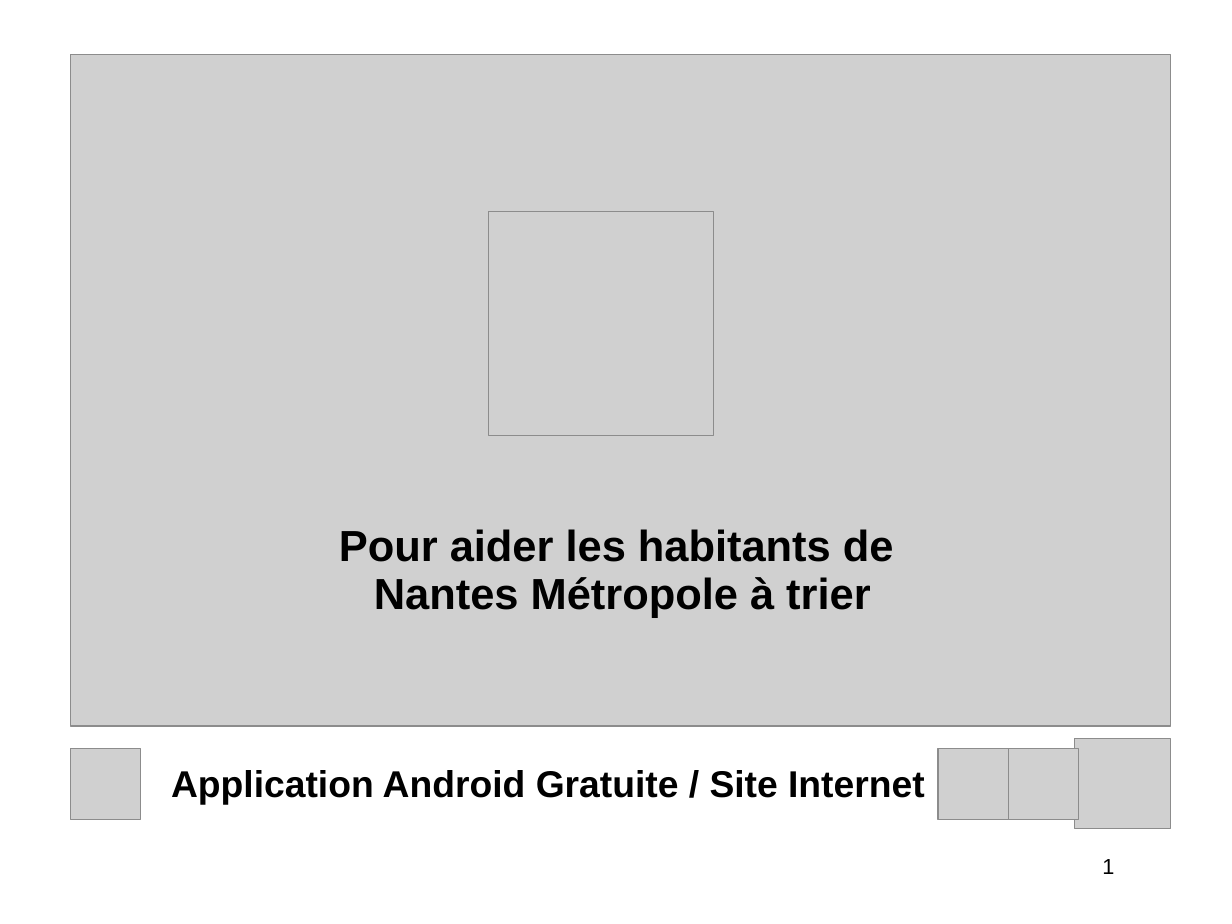
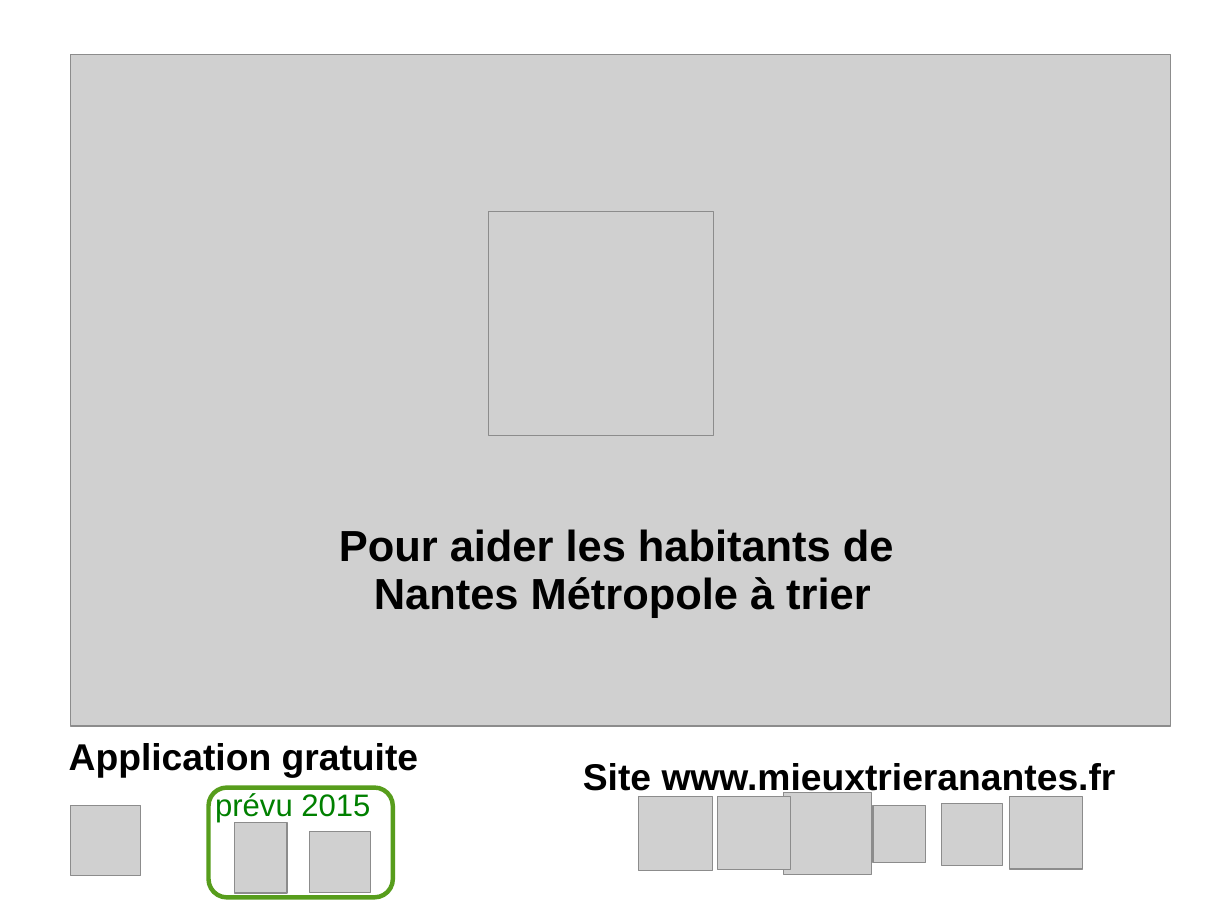
Before and after one commit to vivreanantes/VivreANantes_Complements, a slide deck: slide 1 of doc/Presentation_Mieux_Trier_A_Nantes.ppt. Drawn at 1232x924 pixels with LibreOffice and Linux fonts; fonts in the diff are those of the drawing; grey boxes stand for pictures. Boxes give left, top, right and bottom in pixels: in the first picture for what was removed or moved away, otherwise in the second. Text is boxed around its words. In the diff, an @@ line names an element or a change of style, - is before the commit and + after.

```diff
--- a/doc/Presentation_Mieux_Trier_A_Nantes.ppt
+++ b/doc/Presentation_Mieux_Trier_A_Nantes.ppt
@@ text at (69, 743, 419, 778): text changed @@
-Application Android Gratuite / Site Internet
+Application gratuite
@@ text added at (583, 763, 1116, 798), 24 pt, text #000000, bold @@
+Site www.mieuxtrieranantes.fr
@@ picture: place and size @@
-picture at (70, 749, 141, 819)
+picture at (70, 805, 141, 875)
@@ group added at (209, 788, 394, 898): 2 pictures, 1 rounded rectangle, 1 text @@
+prévu 2015
@@ picture added at (639, 797, 713, 871) @@
@@ picture added at (718, 797, 790, 870) @@
@@ picture added at (784, 793, 871, 875) @@
@@ picture: place and size @@
-picture at (1075, 739, 1172, 830)
+picture at (873, 806, 926, 863)
@@ picture: place and size @@
-picture at (938, 749, 1008, 819)
+picture at (941, 804, 1003, 865)
@@ picture: place and size @@
-picture at (1008, 749, 1079, 819)
+picture at (1011, 797, 1083, 870)
@@ page number removed at (1102, 859, 1114, 874) @@
-1
```
Also in this commit, not shown: 7 other slides changed, 9 other files.
